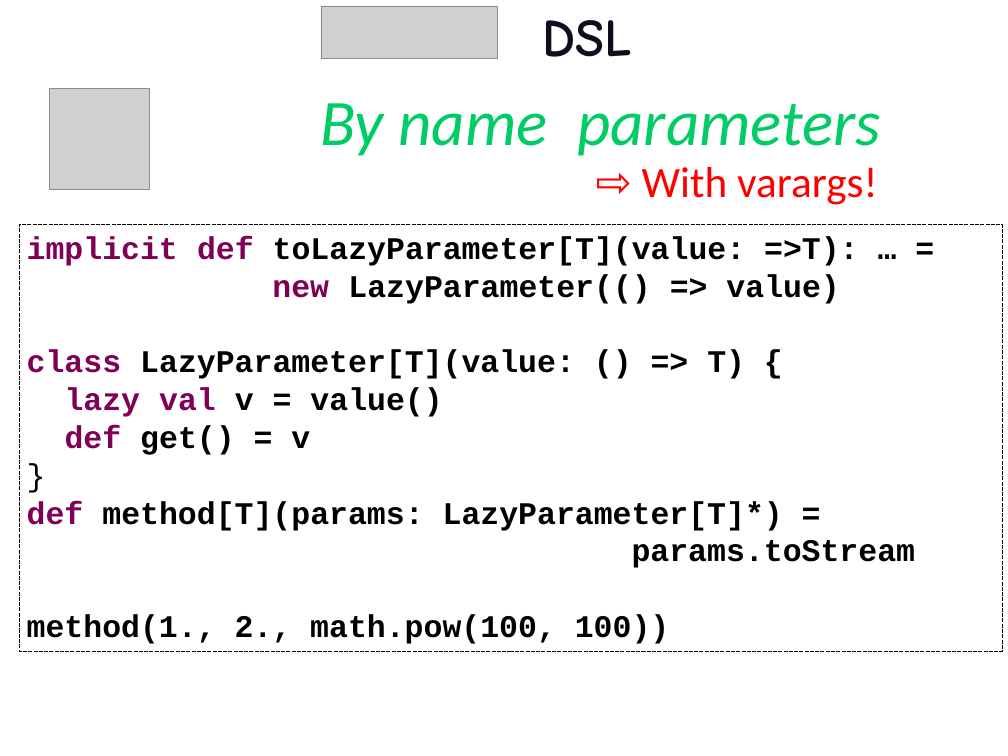
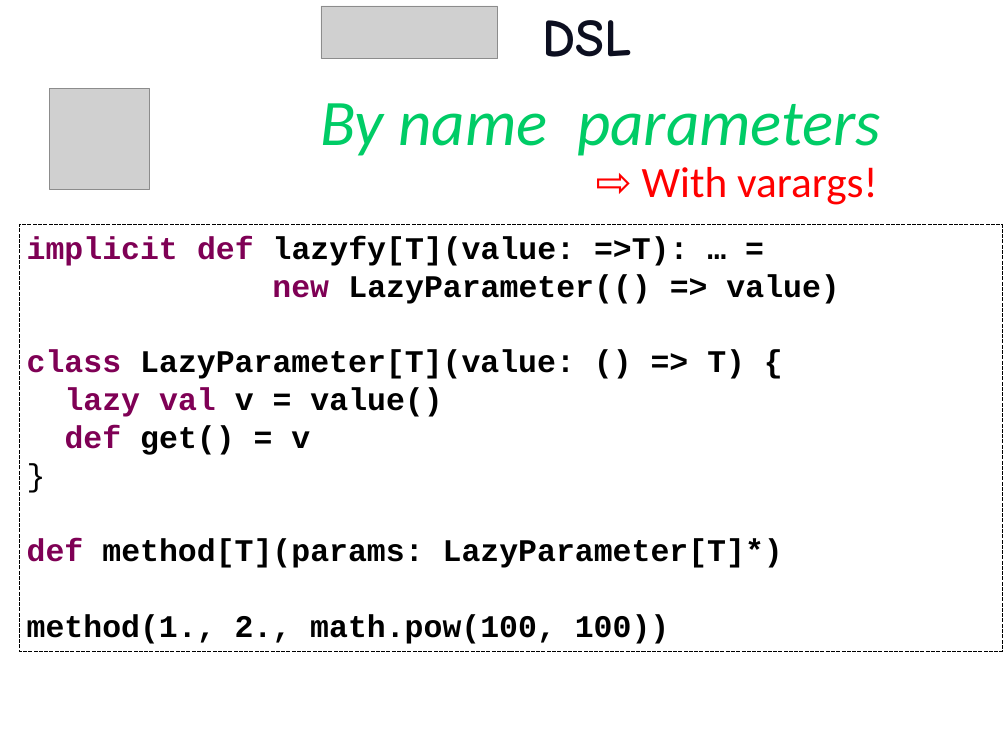
Before and after one commit to etorreborre/oscon-2010, a slide deck: slide 46 of src/main/resources/oscon_2010_specs.pptx. Drawn at 1008x756 pixels with LibreOffice and Linux fonts; fonts in the diff are those of the drawing; grey boxes stand for pictures; background and template pictures are left out. Boxes give left, top, right and bottom in pixels: in the first picture for what was removed or moved away, otherwise in the second. Text is boxed around its words. In the diff, an @@ line names an element or a change of style, - is before the commit and + after.

```diff
--- a/src/main/resources/oscon_2010_specs.pptx
+++ b/src/main/resources/oscon_2010_specs.pptx
@@ text in rectangle at box(27, 236, 689, 266): text changed @@
-implicit def toLazyParameter[T](value: =>T): … =
+implicit def lazyfy[T](value: =>T): … =
@@ text in rectangle at box(27, 539, 783, 568): text changed @@
-def method[T](params: LazyParameter[T]*) =
-params.toStream
+def method[T](params: LazyParameter[T]*)
```
Also in this commit, not shown: 8 other slides changed, 3 slides added.
